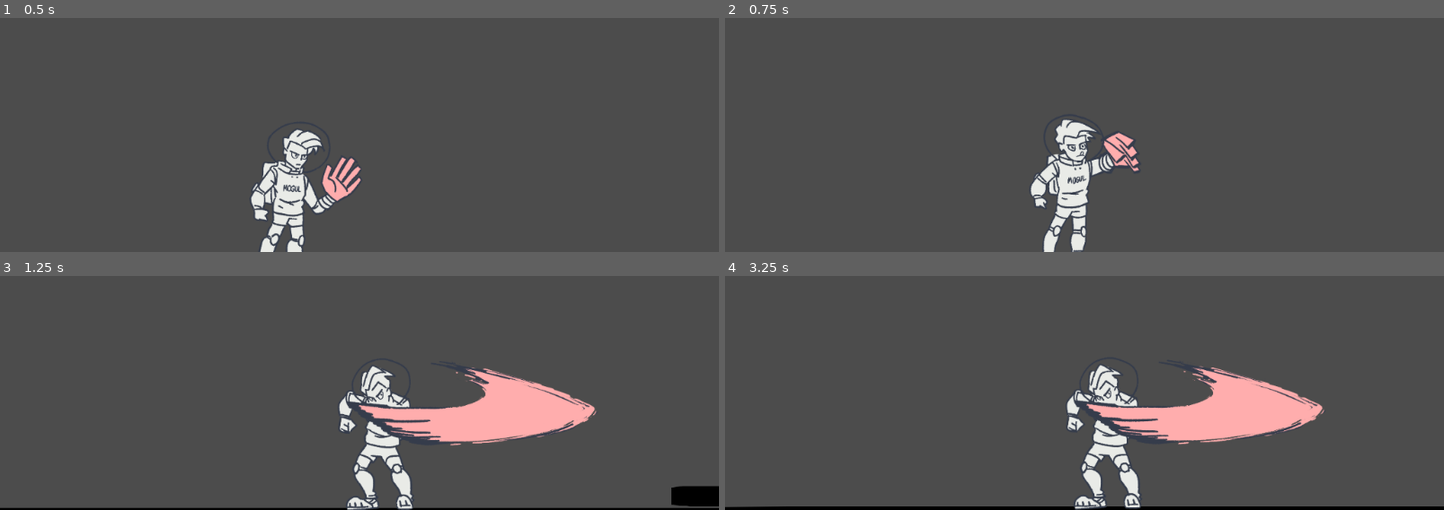
Above: before the commit, frames 1-4 (two rows, left to right).
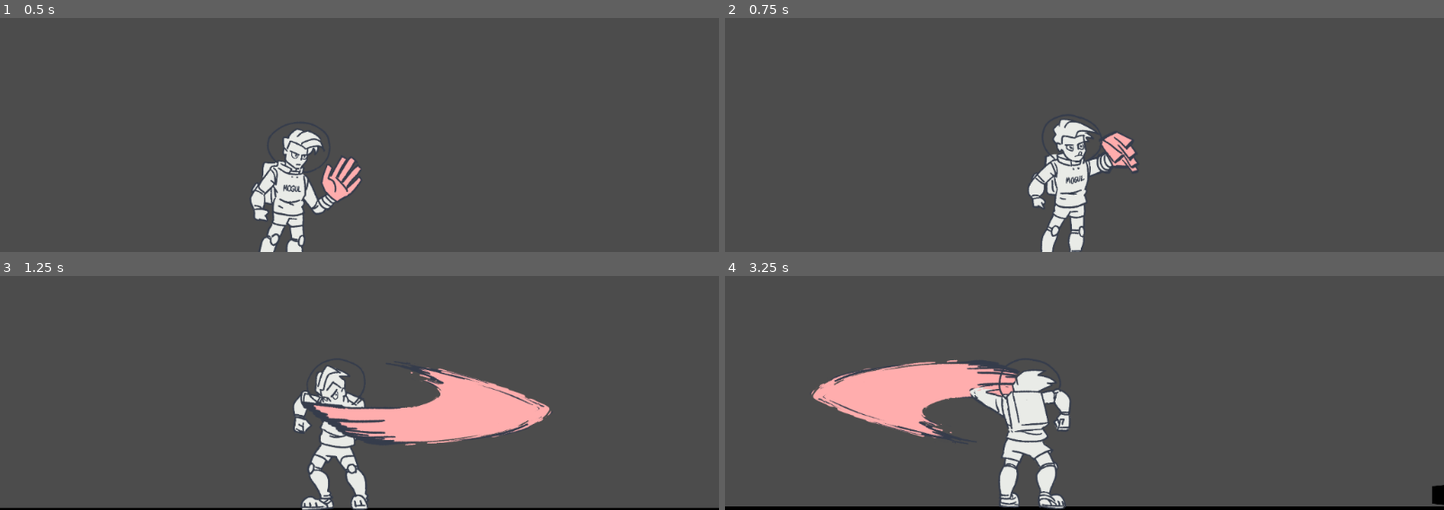
Above: after the commit, the same moments.

Repository: siderealpibe/coots---ludjam2023
Game: Godot game, scene res://Stages/BossFight.tscn
Two runs of this game, one before a commit and one after it. Both use one fixed random seed, a clock stepped at 60 frames per second and the inputs below. The engine's default icon, where the game draws it, is replaced by a stand-in: a white triangle on a blue panel in a dark square.
Inputs (mouse positions are in pixels of both pictures, inside the frame that each line leads up to):
- Up to frame 1 (0.5 s): no input
- Up to frame 2 (0.75 s): move the mouse to (1242, 20) at 0.52 s; hold Right (ui_right) from 0.53 s (still down); hold K (normal_slap) from 0.53 s (still down); click (1242, 20) at 0.67 s
- Up to frame 3 (1.25 s): keep holding Right (ui_right); keep holding K (normal_slap); tap Space (ui_select) at 0.77, 0.8, 1.07 s
- Up to frame 4 (3.25 s): release Right (ui_right) at 1.25 s; release K (normal_slap) at 1.25 s; drag from (940, 320) to (1048, 383) at 1.27 s; move the mouse to (outside the picture) at 2.02 s; hold Left (ui_left) 2.03-2.75 s; hold K (normal_slap) 2.03-2.75 s; click (outside the picture) at 2.17 s; tap Space (ui_select) at 2.3 s; drag from (1048, 383) to (outside the picture) at 2.77 s

Frame 1 is identical in both runs. In frame 2, 1.8% of the frame differs, in the area x 42-58%, y 43-100%; in frame 3, 8.8%; in frame 4, 15%, in the area x 0-100%, y 35-100%.

Commit message:
Added Left Slap

Diff:
--- a/Player/Player.gd
+++ b/Player/Player.gd
@@ -9,6 +9,8 @@
 export var GRAVITY : int = 10
 export var WALK_SPEED : int = 100
 export var MAX_HEALTH : int = 100
+export var SLAP_MOVEMENT : int = 700
+export var SLAP_FRICTION : int = 50
 var velocity : Vector2 = Vector2.ZERO
 
 onready var animations = $AnimationPlayer
@@ -26,63 +28,3 @@
 
 func _physics_process(delta: float) -> void:
 	states.physics_process(delta)
-"""
-func _process(delta):
-	_get_input()
-	#velocity.y += gravity * delta;
-	#velocity = move_and_slide(velocity, UP,SLOPE_STOP)
-
-	var was_grounded = touching_ground
-	touching_ground = _touching_ground()
-	if was_grounded == null || touching_ground != was_grounded:
-		emit_signal("grounded_updated",touching_ground)
-	if Input.is_action_pressed("normal_slap"):
-		$AnimationPlayer.play("Normal_slap")
-	elif Input.is_action_pressed("ui_left"):
-		facingForward = false
-		$AnimationPlayer.play("Running_backwards")
-	elif Input.is_action_pressed("ui_right"):
-		facingForward = true
-		$AnimationPlayer.play("Running_forward")
-	elif !($AnimationPlayer.current_animation == "normal_slap" && $AnimationPlayer.is_playing()):
-		if facingForward:
-			$AnimationPlayer.play("Idle_forward")
-		else:
-			$AnimationPlayer.play("Idle_backward")
-
-	_handle_animations()
-
-func _input(event):
-	if event.is_action_pressed("ui_up") && touching_ground:
-		velocity.y = jump_velocity
-	if event.is_action_released("ui_up") && velocity.y < -500:
-		velocity.y = -500
-
-func _get_input():
-	var direction = -int(Input.is_action_pressed("ui_left")) + int(Input.is_action_pressed("ui_right"))
-	velocity.x = lerp(velocity.x, (speed if touching_ground else speed * 1.2) * direction, 0.2)
-	if direction == 0:
-		if (velocity.x < 0 && velocity.x > -1) || (velocity.x > 0 && velocity.x < 1):
-			velocity.x = 0
-
-#	if direction != 0:
-#		$Body.scale.x = direction
-
-func _get_h_weight():
-	return 0.2 if touching_ground else 0.1
-
-func _touching_ground():
-	for raycast in raycasts.get_children():
-		if raycast.is_colliding():
-			return true
-
-	return false
-
-func _handle_animations():
-	var anim = "idle"
-
-	if touching_ground:
-		anim = "jump"
-	elif velocity.x != 0:
-		anim = "run"
-"""
--- a/Player/Player.tscn
+++ b/Player/Player.tscn
@@ -191,7 +191,7 @@
 "transitions": PoolRealArray( 1 ),
 "values": [ {
 "args": [  ],
-"method": "idle_right"
+"method": "idle_left"
 } ]
 }
 tracks/4/type = "value"
@@ -531,6 +531,7 @@
 MIN_JUMP = 400
 GRAVITY = 20
 WALK_SPEED = 500
+SLAP_FRICTION = 20
 
 [node name="CollisionShape2D2" type="CollisionShape2D" parent="."]
 position = Vector2( 13, -69 )
--- a/Player/states/StateManager.gd
+++ b/Player/states/StateManager.gd
@@ -47,5 +47,7 @@
 		change_state(new_state)
 
 func idle_right() -> void:
+	change_state(BaseState.State.IdleRight)
 
-	change_state(BaseState.State.IdleRight)
+func idle_left() -> void:
+	change_state(BaseState.State.IdleLeft)
--- a/Player/states/StateManager.tscn
+++ b/Player/states/StateManager.tscn
@@ -33,6 +33,7 @@
 
 [node name="slap_left" type="Node" parent="."]
 script = ExtResource( 10 )
+animation_name = "Normal_slap_backwards"
 
 [node name="slap_right" type="Node" parent="."]
 script = ExtResource( 7 )
--- a/Player/states/fall_left.gd
+++ b/Player/states/fall_left.gd
@@ -1,4 +1,9 @@
 extends BaseState
+
+func input(event: InputEvent) -> int:
+	if event is InputEventMouseButton:
+		return State.SlapLeft
+	return .input(event)
 
 func physics_process(delta: float) -> int:
 	var move = 0
@@ -13,8 +18,8 @@
 
 	if player.is_on_floor():
 		if move != 0:
-			return State.WalkRight
+			return State.WalkLeft
 		else:
-			return State.IdleRight
+			return State.IdleLeft
 
 	return State.Null
--- a/Player/states/fall_right.gd
+++ b/Player/states/fall_right.gd
@@ -1,4 +1,9 @@
 extends BaseState
+
+func input(event: InputEvent) -> int:
+	if event is InputEventMouseButton:
+		return State.SlapRight
+	return .input(event)
 
 func physics_process(delta: float) -> int:
 	var move = 0
--- a/Player/states/idle_left.gd
+++ b/Player/states/idle_left.gd
@@ -1,15 +1,17 @@
 extends BaseState
 
 func input(event: InputEvent) -> int:
-	if Input.is_action_pressed("ui_left"):
-		return State.WalkLeft
-	if Input.is_action_pressed("ui_right"):
-		return State.WalkRight
-	elif Input.is_action_just_pressed("ui_select"):
+	if Input.is_action_just_pressed("ui_select"):
 		return State.JumpLeft
+	elif event is InputEventMouseButton:
+		return State.SlapLeft
 	return .input(event)
 
 func physics_process(delta: float) -> int:
+	if Input.is_action_pressed("ui_left"):
+		return State.WalkLeft
+	elif Input.is_action_pressed("ui_right"):
+		return State.WalkRight
 	player.velocity.y += player.GRAVITY
 	player.velocity.x = 0
 	player.velocity = player.move_and_slide(player.velocity, Vector2.UP)
--- a/Player/states/idle_right.gd
+++ b/Player/states/idle_right.gd
@@ -1,19 +1,17 @@
 extends BaseState
 
 func input(event: InputEvent) -> int:
+	if Input.is_action_pressed("ui_select"):
+		return State.JumpRight
+	elif event is InputEventMouseButton:
+		return State.SlapRight
+	return .input(event)
+
+func physics_process(delta: float) -> int:
 	if Input.is_action_pressed("ui_left"):
 		return State.WalkLeft
 	elif Input.is_action_pressed("ui_right"):
 		return State.WalkRight
-	elif Input.is_action_pressed("ui_select"):
-		return State.JumpRight
-	elif event is InputEventMouseButton:
-		return State.SlapRight
-	#elif Input.is_action_just_pressed("ui_select"):
-	#	return State.Jump
-	return .input(event)
-
-func physics_process(delta: float) -> int:
 	player.velocity.y += player.GRAVITY
 	player.velocity.x = 0
 	player.velocity = player.move_and_slide(player.velocity, Vector2.UP)
--- a/Player/states/jump_left.gd
+++ b/Player/states/jump_left.gd
@@ -7,6 +7,8 @@
 	player.velocity.y = -player.JUMP_FORCE
 
 func input(event: InputEvent) -> int:
+	if event is InputEventMouseButton:
+		return State.SlapLeft
 	if event.is_action_released("ui_select") && player.velocity.y < -player.MIN_JUMP:
 		player.velocity.y = -player.MIN_JUMP
 	return .input(event)
--- a/Player/states/slap_left.gd
+++ b/Player/states/slap_left.gd
@@ -1,7 +1,10 @@
 extends BaseState
 
-func enter():
-	.enter()
+func exit():
+	player.velocity.y += player.GRAVITY
+	player.velocity.x = -player.SLAP_MOVEMENT
+	player.velocity = player.move_and_slide_with_snap(player.velocity, 10*Vector2.DOWN, Vector2.UP)
+	.exit()
 
 func input(event: InputEvent) -> int:
 	return .input(event)
@@ -10,14 +13,15 @@
 	#if !player.is_on_floor():
 	#	return State.Fall
 
-	var move = 0
-	if Input.is_action_pressed("ui_left"):
+	"""var move = 0
+	if Input.is_action_pressed("ui_right"):
 		move = 1
-	elif Input.is_action_pressed("ui_right"):
+	elif Input.is_action_pressed("ui_left"):
 		move = -1
-
+	"""
 	player.velocity.y += player.GRAVITY
-	player.velocity.x = move * player.WALK_SPEED
+	if player.velocity.x != 0:
+		player.velocity.x += sign(player.velocity.x)*-1*player.SLAP_FRICTION
 	player.velocity = player.move_and_slide_with_snap(player.velocity, 10*Vector2.DOWN, Vector2.UP)
 
 	return State.Null
--- a/Player/states/slap_right.gd
+++ b/Player/states/slap_right.gd
@@ -1,23 +1,26 @@
 extends BaseState
 
-func enter():
-	.enter()
+func exit():
+	player.velocity.y += player.GRAVITY
+	player.velocity.x = player.SLAP_MOVEMENT
+	player.velocity = player.move_and_slide_with_snap(player.velocity, 10*Vector2.DOWN, Vector2.UP)
+	.exit()
 
 func input(event: InputEvent) -> int:
 	return .input(event)
-
 func physics_process(delta: float) -> int:
 	#if !player.is_on_floor():
 	#	return State.Fall
 
-	var move = 0
+	"""var move = 0
 	if Input.is_action_pressed("ui_right"):
 		move = 1
 	elif Input.is_action_pressed("ui_left"):
 		move = -1
-
+	"""
 	player.velocity.y += player.GRAVITY
-	player.velocity.x = move * player.WALK_SPEED
+	if player.velocity.x != 0:
+		player.velocity.x += sign(player.velocity.x)*-1*player.SLAP_FRICTION
 	player.velocity = player.move_and_slide_with_snap(player.velocity, 10*Vector2.DOWN, Vector2.UP)
 
 	return State.Null
--- a/Player/states/walk_left.gd
+++ b/Player/states/walk_left.gd
@@ -3,8 +3,10 @@
 func input(event: InputEvent) -> int:
 	if Input.is_action_pressed("ui_right"):
 		return State.WalkRight
-	if Input.is_action_pressed("ui_select"):
+	elif Input.is_action_pressed("ui_select"):
 		return State.JumpLeft
+	elif event is InputEventMouseButton:
+		return State.SlapLeft
 	return .input(event)
 
 func physics_process(delta: float) -> int:
--- a/project.godot
+++ b/project.godot
@@ -14,6 +14,11 @@
 "language": "GDScript",
 "path": "res://Player/states/base_state.gd"
 }, {
+"base": "",
+"class": "GitAPI",
+"language": "NativeScript",
+"path": "res://addons/godot-git-plugin/git_api.gdns"
+}, {
 "base": "KinematicBody2D",
 "class": "Player",
 "language": "GDScript",
@@ -21,6 +26,7 @@
 } ]
 _global_script_class_icons={
 "BaseState": "",
+"GitAPI": "",
 "Player": ""
 }
 
Not shown, added: addons/godot-git-plugin/plugin.cfg
Not shown, added: addons/godot-git-plugin/THIRDPARTY.md
Not shown, added: addons/godot-git-plugin/git_api.gdnlib
Not shown, added: addons/godot-git-plugin/git_api.gdns
Not shown, added: addons/godot-git-plugin/linux/libgitapi.so
Not shown, added: addons/godot-git-plugin/osx/libgitapi.dylib
Not shown, added: addons/godot-git-plugin/win64/libgitapi.dll
Not shown, added: addons/godot-git-plugin/win64/libgitapi.exp
Not shown, added: addons/godot-git-plugin/win64/libgitapi.lib
